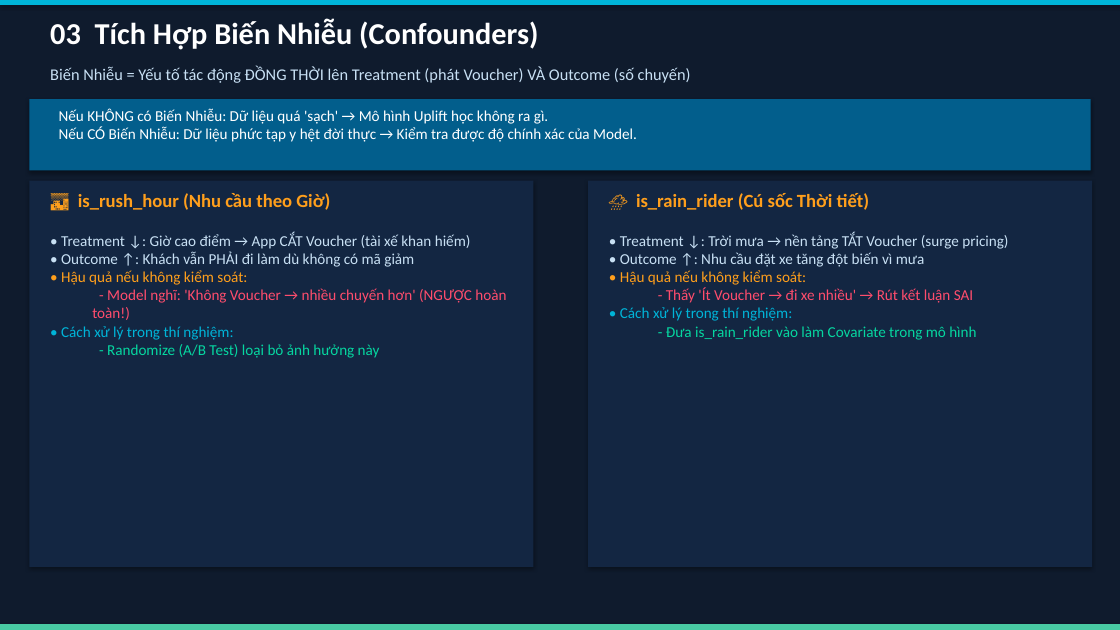
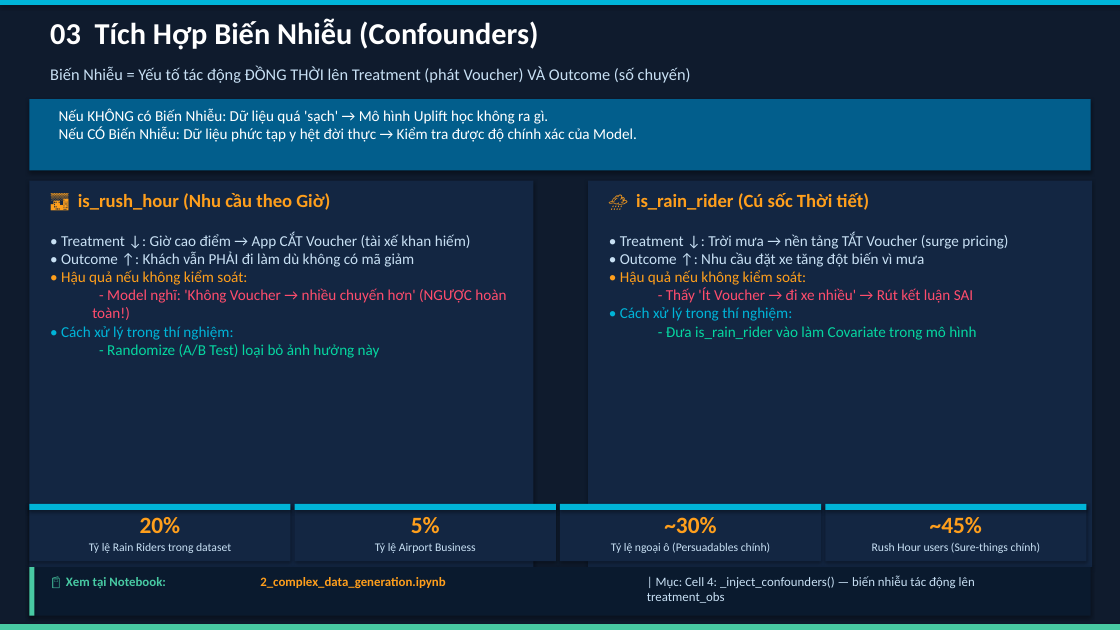
Before and after one commit to thaibuivan/GSM-promotion-experimentation, a slide deck: slide 4 of docs/Week2_Synthetic_Data_Deck_v2.pptx. Drawn at 1120x630 pixels with LibreOffice and Linux fonts; fonts in the diff are those of the drawing. Boxes give left, top, right and bottom in pixels: in the first picture for what was removed or moved away, otherwise in the second. Text is boxed around its words. In the diff, an @@ line names an element or a change of style, - is before the commit and + after.

Commit message:
docs: improve slide layout with key numbers and notebook references

```diff
--- a/docs/Week2_Synthetic_Data_Deck_v2.pptx
+++ b/docs/Week2_Synthetic_Data_Deck_v2.pptx
@@ rectangle added at (x1=29, y1=504, x2=291, y2=561), fill #132642 @@
@@ rectangle added at (x1=29, y1=504, x2=291, y2=510), fill #00B4D8 @@
@@ rectangle added at (x1=295, y1=504, x2=556, y2=561), fill #132642 @@
@@ rectangle added at (x1=295, y1=504, x2=556, y2=510), fill #00B4D8 @@
@@ rectangle added at (x1=560, y1=504, x2=822, y2=561), fill #132642 @@
@@ rectangle added at (x1=560, y1=504, x2=822, y2=510), fill #00B4D8 @@
@@ rectangle added at (x1=825, y1=504, x2=1086, y2=561), fill #132642 @@
@@ rectangle added at (x1=825, y1=504, x2=1086, y2=510), fill #00B4D8 @@
@@ text added at (x1=140, y1=517, x2=181, y2=533), 20 pt, text #FF9F1C, bold @@
+20%
@@ text added at (x1=411, y1=517, x2=440, y2=533), 20 pt, text #FF9F1C, bold @@
+5%
@@ text added at (x1=664, y1=517, x2=716, y2=533), 20 pt, text #FF9F1C, bold @@
+~30%
@@ text added at (x1=930, y1=517, x2=982, y2=533), 20 pt, text #FF9F1C, bold @@
+~45%
@@ rectangle added at (x1=29, y1=567, x2=1091, y2=616), fill #0A1A2E @@
@@ rectangle added at (x1=29, y1=567, x2=34, y2=616), fill #48CAA3 @@
@@ text added at (x1=89, y1=543, x2=231, y2=553), 10 pt, text #C8E0F4 @@
+Tỷ lệ Rain Riders trong dataset
@@ text added at (x1=375, y1=543, x2=476, y2=553), 10 pt, text #C8E0F4 @@
+Tỷ lệ Airport Business
@@ text added at (x1=611, y1=542, x2=770, y2=553), 10 pt, text #C8E0F4 @@
+Tỷ lệ ngoại ô (Persuadables chính)
@@ text added at (x1=872, y1=542, x2=1040, y2=553), 10 pt, text #C8E0F4 @@
+Rush Hour users (Sure-things chính)
@@ text added at (x1=66, y1=577, x2=166, y2=588), 11 pt, text #48CAA3, bold @@
+📓 Xem tại Notebook:
@@ text added at (x1=260, y1=577, x2=445, y2=588), 11 pt, text #FF9F1C, bold @@
+2_complex_data_generation.ipynb
@@ text added at (x1=647, y1=575, x2=975, y2=603), 11 pt, text #C8E0F4 @@
+| Mục: Cell 4: _inject_confounders() — biến nhiễu tác động lên treatment_obs
```
Also in this commit, not shown: 5 other slides changed.
